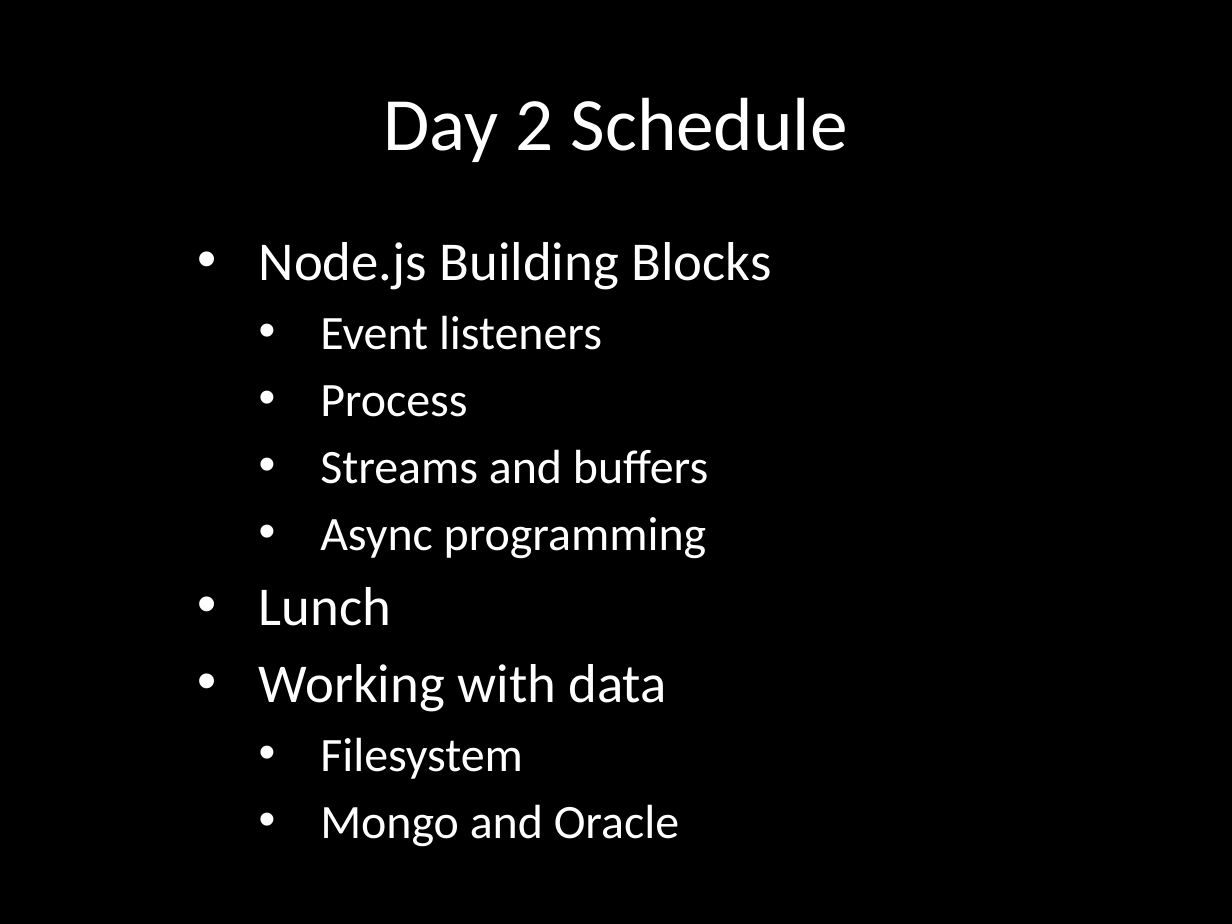
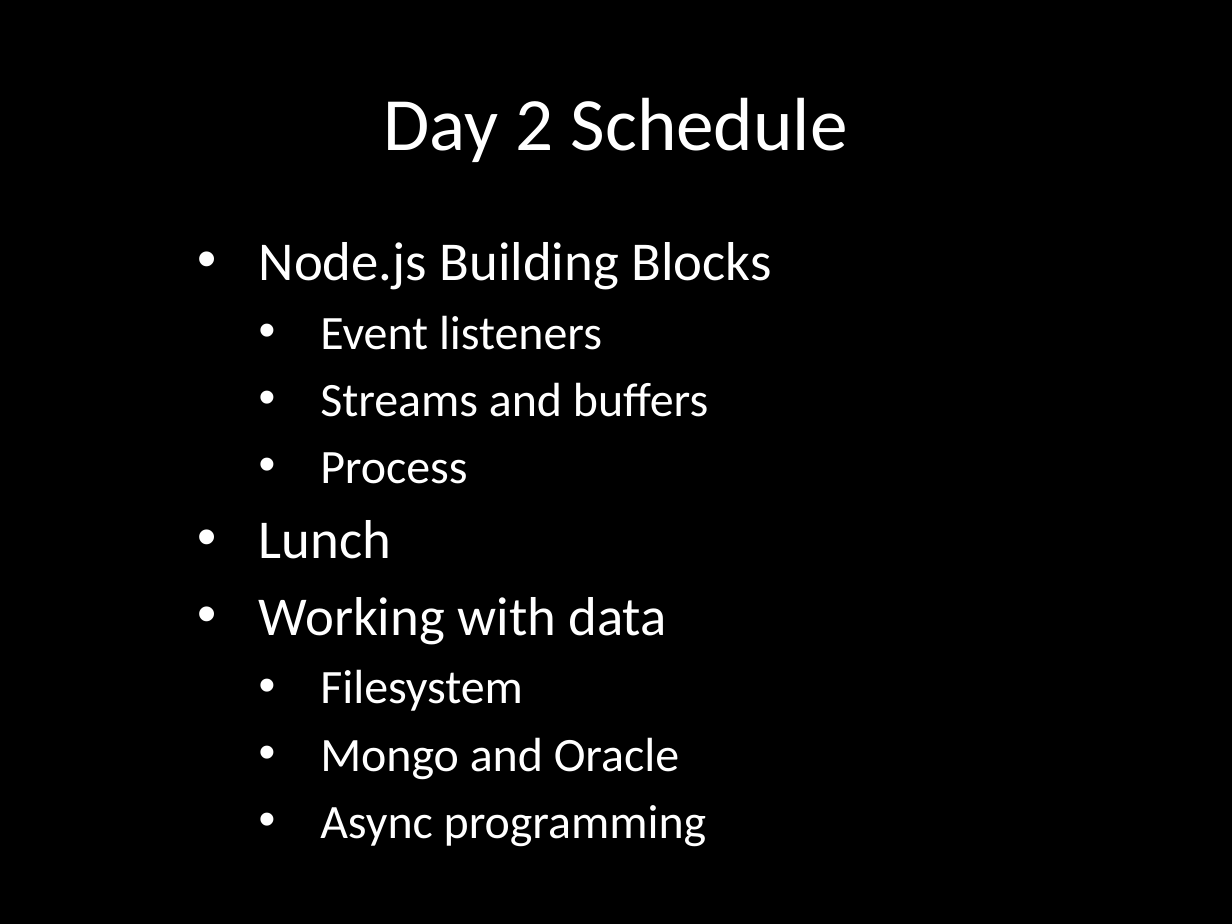
Before and after one commit to eliasjames/training-node, a slide deck: slide 2 of slides/Node Slides Day 2.pptx. Drawn at 1232x924 pixels with LibreOffice and Linux fonts; fonts in the diff are those of the drawing. Boxes give left, top, right and bottom in pixels: in the first picture for what was removed or moved away, otherwise in the second. Text is boxed around its words. In the diff, an @@ line names an element or a change of style, - is before the commit and + after.

Commit message:
Slides: day 2 tweaks

```diff
--- a/slides/Node Slides Day 2.pptx
+++ b/slides/Node Slides Day 2.pptx
@@ subtitle at (x1=320, y1=382, x2=708, y2=417): paragraph added @@
+  • Streams and buffers
@@ subtitle at (x1=320, y1=449, x2=708, y2=559): paragraphs removed @@
-  • Streams and buffers
-  • Async programming
@@ subtitle at (x1=320, y1=805, x2=706, y2=847): paragraph added @@
+  • Async programming
```
Also in this commit, not shown: 5 other slides changed, 7 slides added, 1 slide removed.
